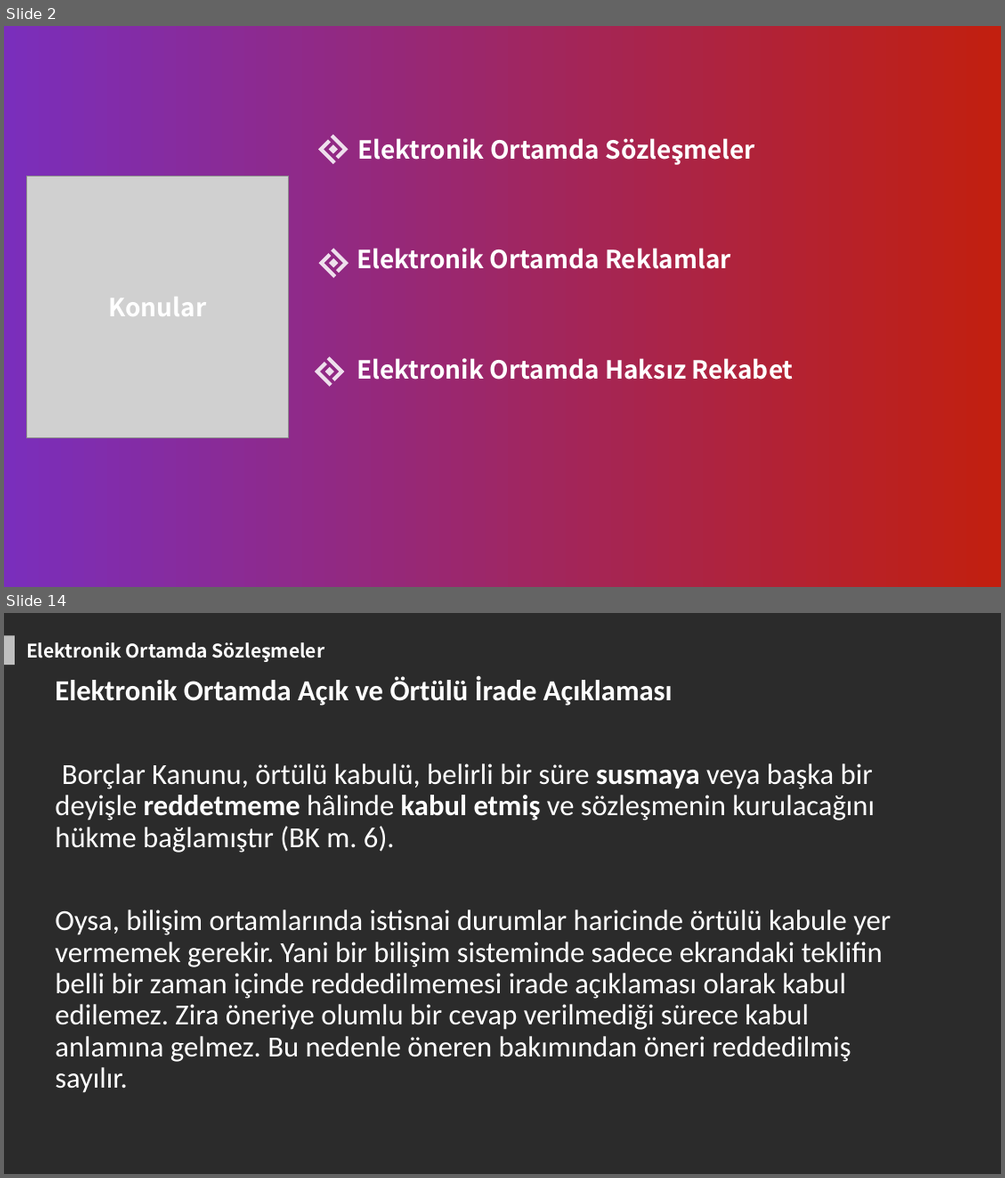
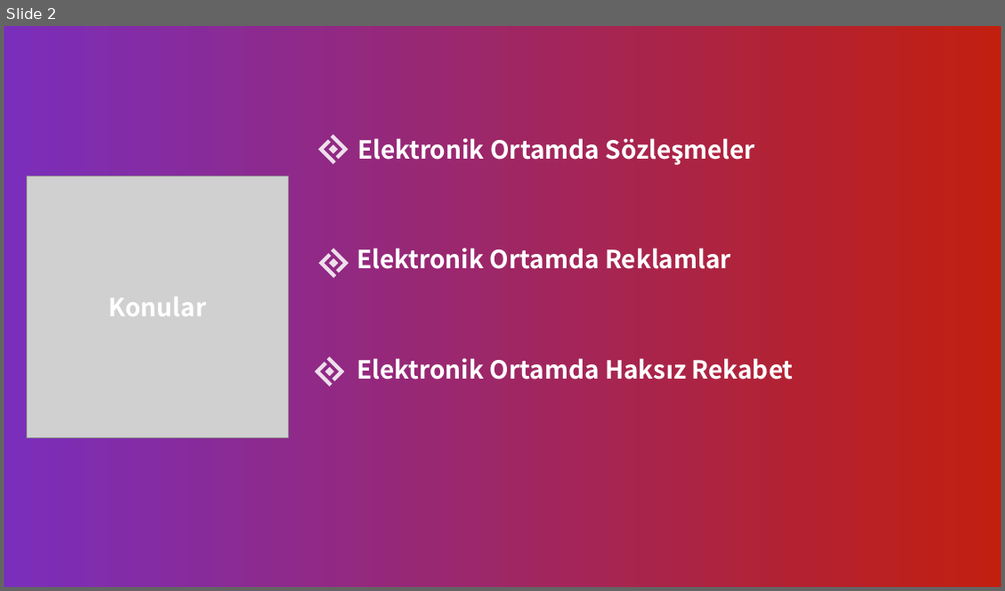
Before and after one commit to zafer-sn/MOS108-Bilisim-Hukuku, a slide deck: Hafta6/Hafta6.pptx. Shown one above the other, each under a label of ours: slides 2 and 14 before the commit, slide 2 after it; the slides between them are not shown. The pictures are 1005x1178 and 1005x591 pixels, drawn with LibreOffice and Linux fonts; fonts in the diff are those of the drawing; grey boxes stand for pictures; background and template pictures are left out; a plain dark background stands for a picture behind light text. Boxes give left, top, right and bottom in pixels: in the first picture for what was removed or moved away, otherwise in the second. Text is boxed around its words. In the diff, an @@ line names an element or a change of style, - is before the commit and + after.

```diff
--- a/Hafta6/Hafta6.pptx
+++ b/Hafta6/Hafta6.pptx
@@ slide 14 removed at (4, 613, 1001, 1174), background picture (left out) @@
@@ rectangle removed at (4, 635, 15, 665) @@
@@ text removed at (26, 642, 208, 658) @@
-Elektronik Ortamda Sözleşmeler
@@ text removed at (55, 676, 890, 1093) @@
-Elektronik Ortamda Açık ve Örtülü İrade Açıklaması
-Borçlar Kanunu, örtülü kabulü, belirli bir süre susmaya veya başka bir deyişle reddetmeme hâlinde kabul etmiş ve sözleşmenin kurulacağını hükme bağlamıştır (BK m. 6).
-Oysa, bilişim ortamlarında istisnai durumlar haricinde örtülü kabule yer vermemek gerekir. Yani bir bilişim sisteminde sadece ekrandaki teklifin belli bir zaman içinde reddedilmemesi irade açıklaması olarak kabul edilemez. Zira öneriye olumlu bir cevap verilmediği sürece kabul anlamına gelmez. Bu nedenle öneren bakımından öneri reddedilmiş sayılır.
```
Also in this commit, not shown: 3 slides changed, 22 slides added, 28 other slides removed, 1 other file.
